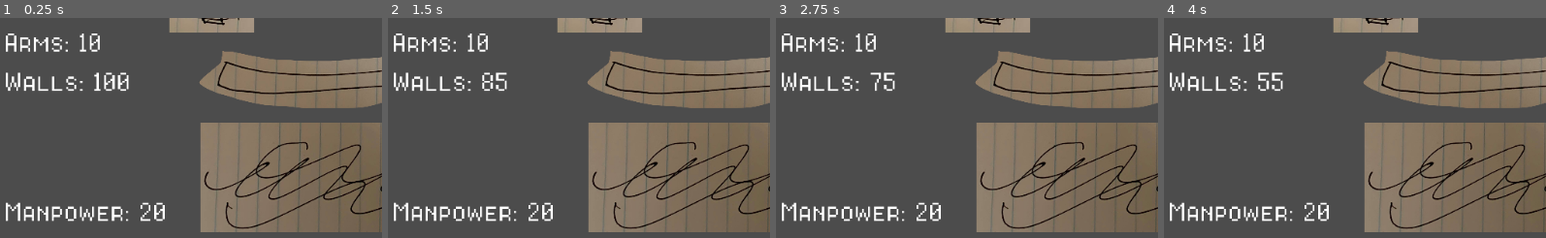
Above: before the commit, frames 1-4 (left to right).
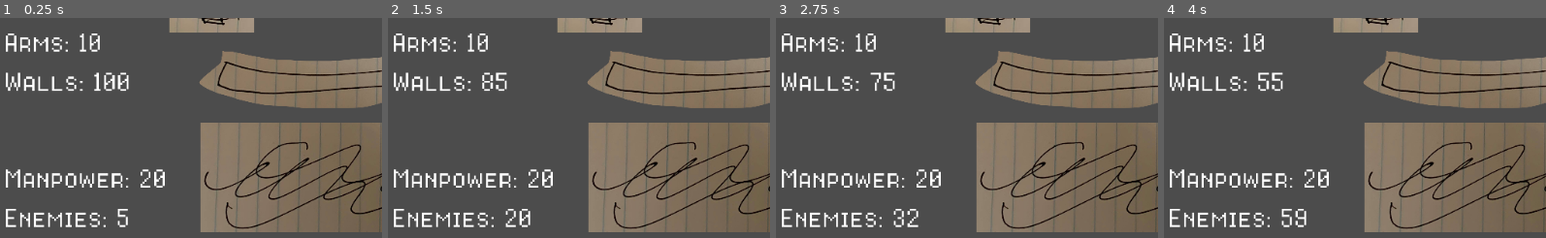
Above: after the commit, the same moments.

Repository: CapsCollective/rng-stronghold
Game: Godot game, scene res://scenes/main.tscn
The game is run twice, just before and just after one commit, with the same random seed, the same clock (stepped at 60 frames per second) and the same inputs.
Inputs:
- Up to frame 1 (0.25 s): no input
- Up to frame 2 (1.5 s): tap Enter (ui_accept) at 0.5, 0.77, 1.25 s
- Up to frame 3 (2.75 s): tap Enter (ui_accept) at 1.52, 2 s
- Up to frame 4 (4 s): tap Enter (ui_accept) at 2.75, 3.02, 3.5, 3.77 s
The pictures show only the part of the screen within x 0-50%, y 50-100%; the shares and areas given below are measured in that part.

The runs differ from the first frame. In frame 1, 3.1% of the frame differs, in the area x 1-44%, y 68-96%; in frame 2, 3.3%; in frame 3, 3.3%; in frame 4, 3.3%.

Commit message:
Added basic enemy algorithm

Diff:
--- a/scenes/main.tscn
+++ b/scenes/main.tscn
@@ -31,12 +31,21 @@
 
 [node name="DiceLabel" type="Label" parent="."]
 margin_left = 11.4153
-margin_top = 536.019
-margin_right = 170.415
-margin_bottom = 620.019
+margin_top = 491.976
+margin_right = 298.415
+margin_bottom = 575.976
 rect_scale = Vector2( 0.617864, 0.617864 )
 custom_fonts/font = SubResource( 1 )
 text = "Manpower: "
+
+[node name="EnemiesLabel" type="Label" parent="."]
+margin_left = 11.4153
+margin_top = 543.978
+margin_right = 298.415
+margin_bottom = 627.978
+rect_scale = Vector2( 0.617864, 0.617864 )
+custom_fonts/font = SubResource( 1 )
+text = "Enemies: "
 
 [node name="GrainLabel" type="Label" parent="."]
 margin_left = 11.4153
--- a/scripts/event_manager.gd
+++ b/scripts/event_manager.gd
@@ -25,14 +25,13 @@
 export (int) var influence
 
 # Enemy Strength
-var enemies
+var enemies = 0
 
 # Manpower
 var dice = 20
 
 func _ready():
-	$TurnLabel.text = "Turn: " + str(turn)
-	$DiceLabel.text = "Manpower: " + str(dice)
+	commit_enemies()
 	update_ui()
 
 func process_turn():
@@ -50,7 +49,8 @@
 	pass
 
 func commit_enemies():
-	pass
+	var committed = 5 + (turn / 3)
+	enemies += committed
 
 func degrade_resources():
 	grain -= dice
@@ -67,6 +67,8 @@
 	$WeaponsLabel.text = "Arms: " + str(arms)
 	$WallsLabel.text = "Walls: " + str(walls)
 	$TurnLabel.text = "Turn: " + str(turn)
+	$EnemiesLabel.text = "Enemies: " + str(enemies)
+	$DiceLabel.text = "Manpower: " + str(dice)
 
 func _input(event):
 	if event.is_action_pressed("ui_accept"):
